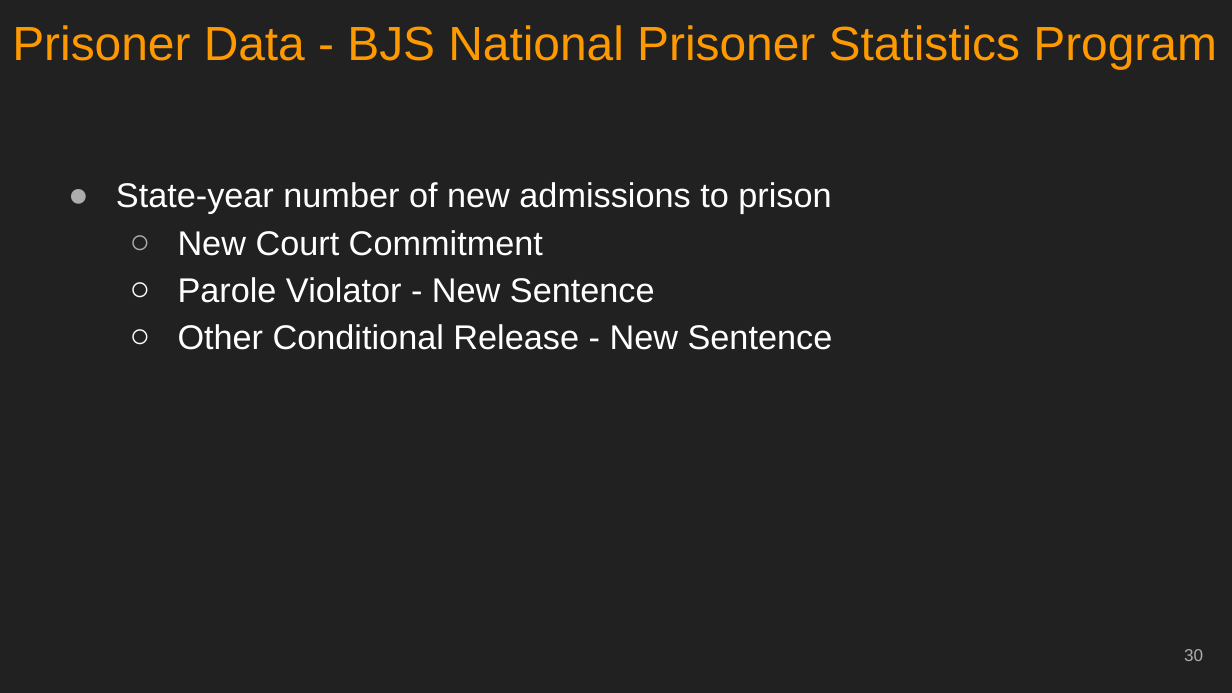
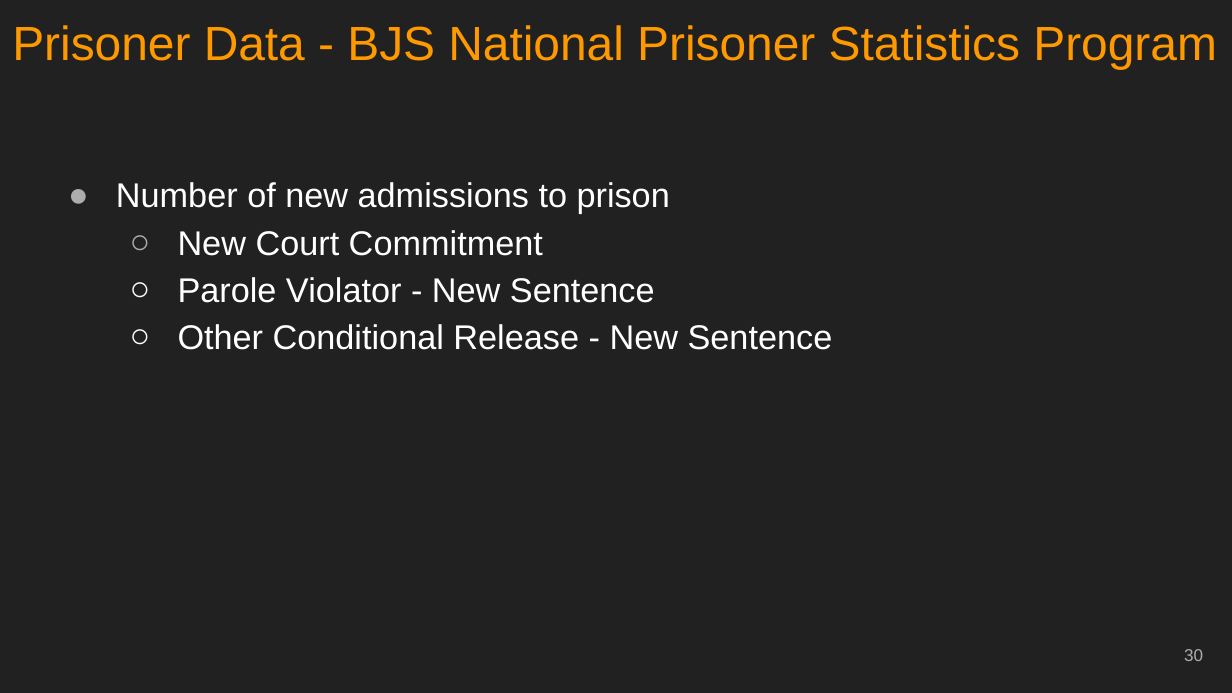
Before and after one commit to jacobkap/crimedatatool, a slide deck: slide 30 of kaplan_job_talk.pptx. Drawn at 1232x693 pixels with LibreOffice and Linux fonts; fonts in the diff are those of the drawing. Boxes give left, top, right and bottom in pixels: in the first picture for what was removed or moved away, otherwise in the second. Text is boxed around its words. In the diff, an @@ line names an element or a change of style, - is before the commit and + after.

```diff
--- a/kaplan_job_talk.pptx
+++ b/kaplan_job_talk.pptx
@@ text at box(116, 182, 670, 214): text changed @@
-● State-year number of new admissions to prison
+● Number of new admissions to prison
```
Also in this commit, not shown: 4 other slides changed.
